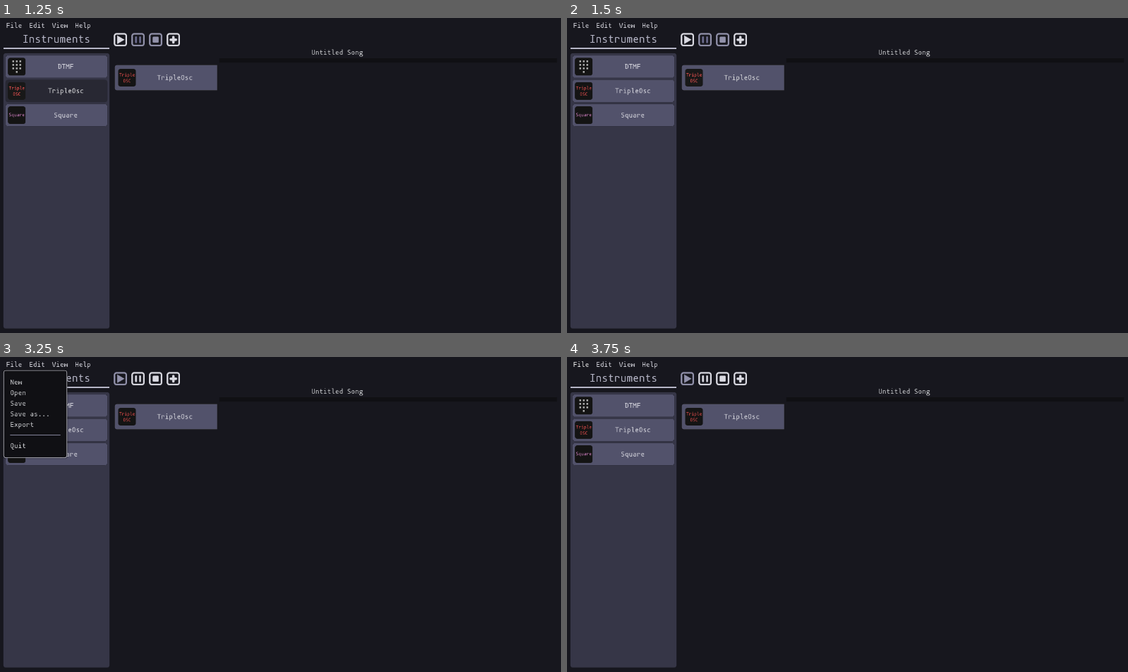
Above: before the commit, frames 1-4 (two rows, left to right).
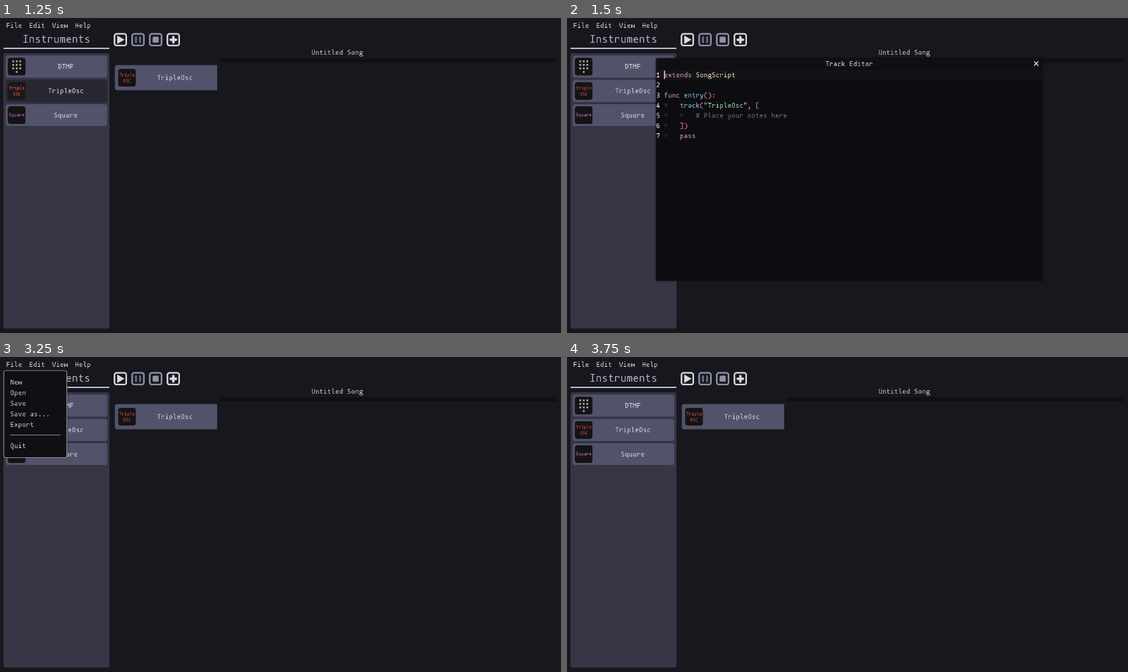
Above: after the commit, the same moments.

Repository: QuadCubedStudios/GoDAW
Game: Godot game, scene res://Main.tscn
Two runs of this game, one before a commit and one after it. Both use one fixed random seed, a clock stepped at 60 frames per second and the inputs below.
Inputs (mouse positions are in pixels of both pictures, inside the frame that each line leads up to):
- Up to frame 1 (1.25 s): click "TripleOsc" at 0.5 s
- Up to frame 2 (1.5 s): click "TripleOsc" at 1.25 s
- Up to frame 3 (3.25 s): click (117, 379) at 2 s; click "File" at 2.75 s
- Up to frame 4 (3.75 s): click (684, 379) at 3.52 s

Frame 1 is identical in both runs. In frame 2, 4.3% of the frame differs, in the area x 15-85%, y 12-84%; in frame 3, 0.2%; in frame 4, 0.2%.
Error after the commit: Invalid get index '0' (on base: 'Array'). (res://song.gd:29)

Commit message:
minor fixes after rebase

Diff:
--- a/Editor/Scenes/SongEditor/SongEditor.gd
+++ b/Editor/Scenes/SongEditor/SongEditor.gd
@@ -2,7 +2,7 @@
 
 # Signals
 signal playback_finished()
-signal track_pressed (name, track)
+signal track_pressed (name)
 
 var track_name = preload("./TrackName.tscn")
 
@@ -23,7 +23,7 @@
 	var segment_container = HBoxContainer.new()
 	name.set_instrument(instrument.icon, instrument.text, segment_container)
 	names.add_child(name)
-	name.connect("pressed", self, "emit_signal", ["track_pressed", instrument.text, name])
+	name.connect("pressed", self, "emit_signal", ["track_pressed", instrument.text])
 #	if Global.segments == 0:
 #		Global.segments = segments.get_parent().get_size().x/25
 #	add_segments(segment_container, name.rect_size.y, true)
--- a/song.gd
+++ /dev/null
@@ -1,34 +0,0 @@
-extends SongScript
-
-func entry():
-	var d = 0.275
-	track("TripleOsc", [
-		pattern([
-			pattern([
-				note(d, d, { "key": 62 }),
-				note(d, d, { "key": 66 }),
-				note(d, d, { "key": 64 }),
-				note(d, d, { "key": 66 }),
-			], 4),
-			pattern([
-				note(d, d, { "key": 64 }),
-				note(d, d, { "key": 66 }),
-				note(d, d, { "key": 64 }),
-				note(d, d, { "key": 66 }),
-			], 4),
-		], 2),
-		pattern([
-			pattern([
-				note(d, d, { "key": 62 }),
-				note(d, d, { "key": 66 }),
-				note(d, d, { "key": 69 }),
-				note(d, d, { "key": 66 }),
-			], 4),
-			pattern([
-				note(d, 2*d, { "key": 64 }),
-				note(d, d, { "key": 66 }),
-				note(d, d, { "key": 0 }),
-				note(d, d, { "key": 66 }),
-			], 4),
-		], 2),
-	])
